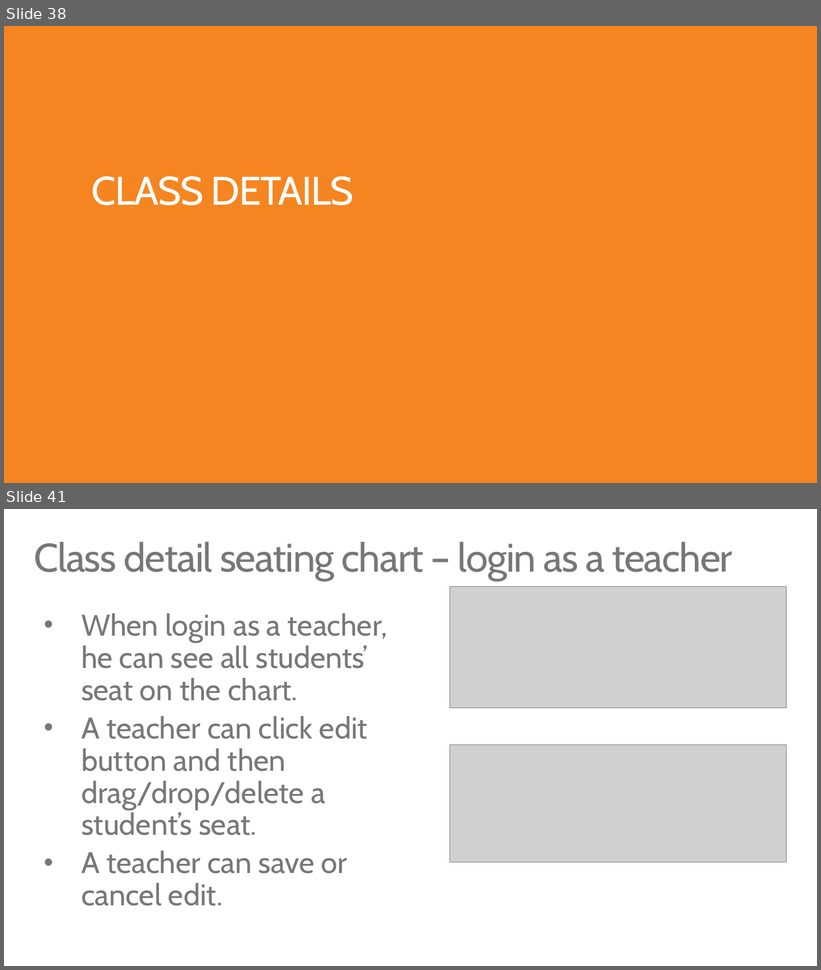
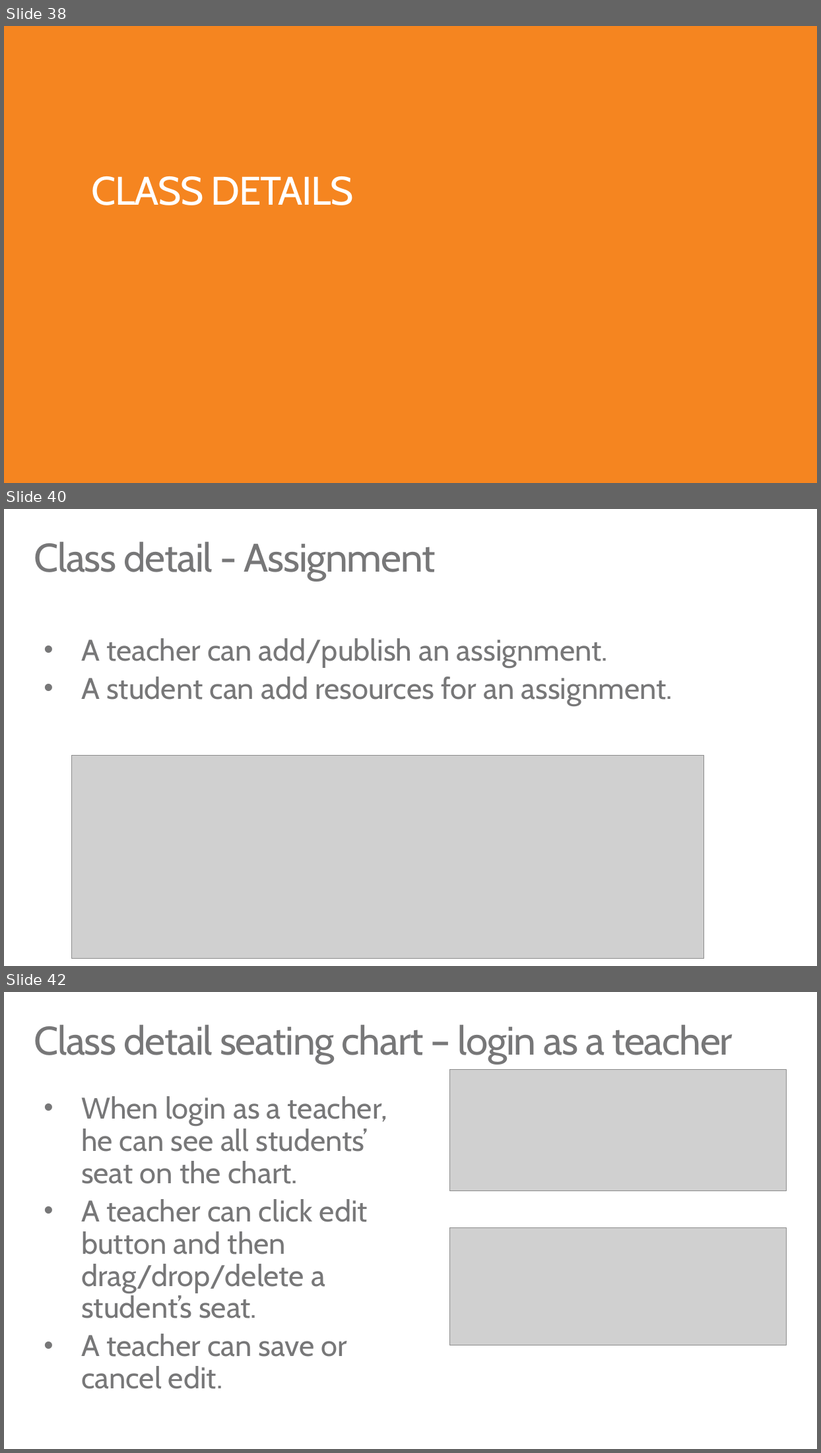
Before and after one commit to TylerLu/EDUGraphAPI-PHP, a slide deck: EDU GRAPH-API Demo Script.pptx. Shown one above the other, each under a label of ours: slides 38 and 41 before the commit, slides 38, 40 and 42 after it; the slides between them are not shown. The pictures are 821x970 and 821x1453 pixels, drawn with LibreOffice and Linux fonts; fonts in the diff are those of the drawing; grey boxes stand for pictures. Boxes give left, top, right and bottom in pixels: in the first picture for what was removed or moved away, otherwise in the second. Text is boxed around its words. In the diff, an @@ line names an element or a change of style, - is before the commit and + after.

```diff
--- a/EDU GRAPH-API Demo Script.pptx
+++ b/EDU GRAPH-API Demo Script.pptx
@@ slide 40 added at (4, 509, 817, 966), background #FFFFFF @@
@@ title added at (34, 542, 436, 581), 48 pt, text #777778 @@
+Class detail - Assignment
@@ text added at (81, 638, 673, 706), 36 pt, text #777778 @@
+• A teacher can add/publish an assignment.
+• A student can add resources for an assignment.
@@ picture added at (71, 755, 704, 958) @@
@@ what was slide 41 is now slide 42 @@
```
Also in this commit, not shown: 6 slides changed, 2 slides removed.
